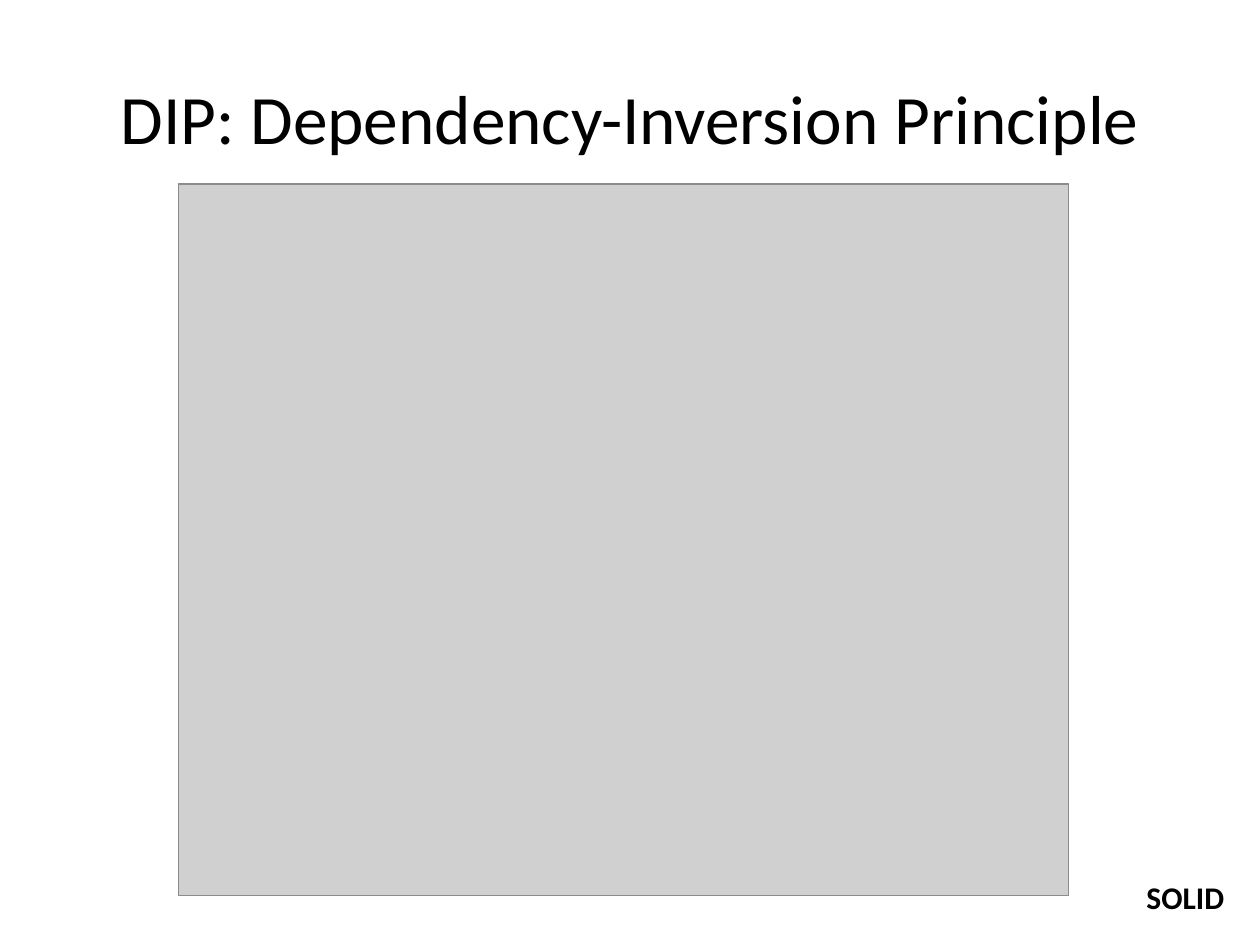
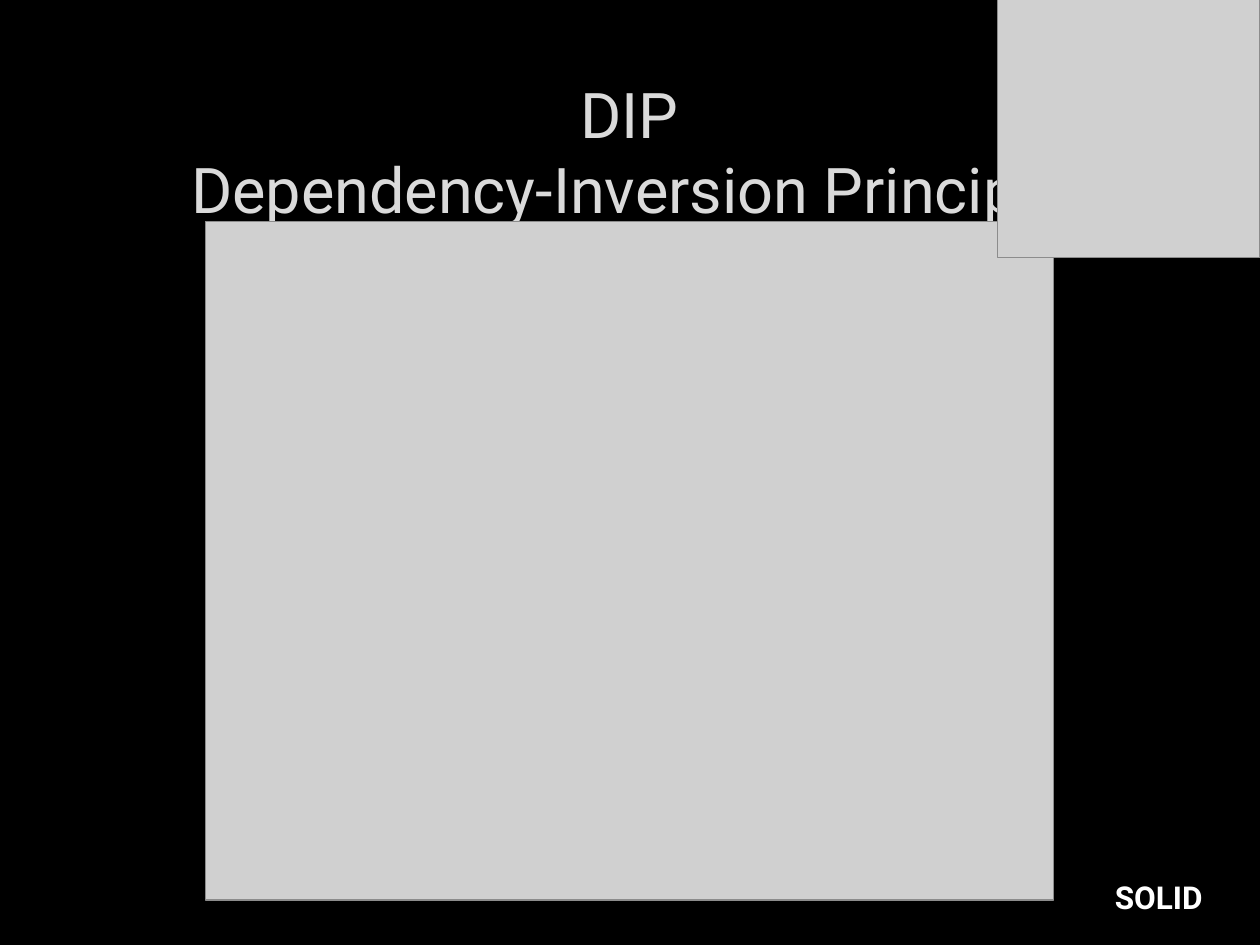
Before and after one commit to itenium-be/Talk-DesignPatterns, a slide deck: slide 19 of patterns.pptx. Drawn at 1260x945 pixels with LibreOffice and Linux fonts; fonts in the diff are those of the drawing; grey boxes stand for pictures; background and template pictures are left out. Boxes give left, top, right and bottom in pixels: in the first picture for what was removed or moved away, otherwise in the second. Text is boxed around its words. In the diff, an @@ line names an element or a change of style, - is before the commit and + after.

Commit message:
ppt: new itenium layout

```diff
--- a/patterns.pptx
+++ b/patterns.pptx
@@ background #FFFFFF to picture (left out) @@
@@ picture added at (998,0,1260,257) @@
@@ title at (191,93,1067,229): text changed; size 39.6 to 36 pt; font Calibri to Roboto; text colour #000000 to #DADADA @@
-DIP: Dependency-Inversion Principle
+DIP
+Dependency-Inversion Principle
@@ picture: place and size @@
-picture at (179,184,1068,896)
+picture at (205,222,1053,900)
@@ text "SOLID": place and size @@
-text "SOLID" at (1146,888,1224,910)
+text "SOLID" at (1115,886,1203,910)
@@ text "SOLID" at (1115,886,1203,910): font Calibri to Roboto, text colour #000000 to #FFFFFF @@
```
Also in this commit, not shown: 41 other slides changed.
